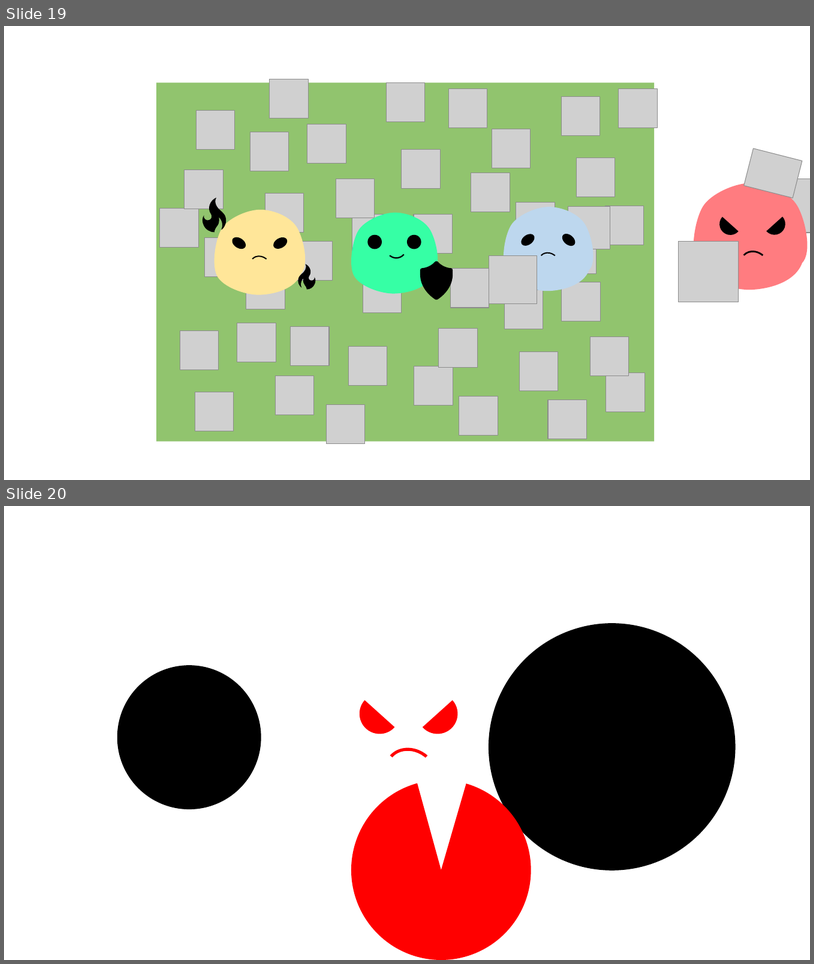
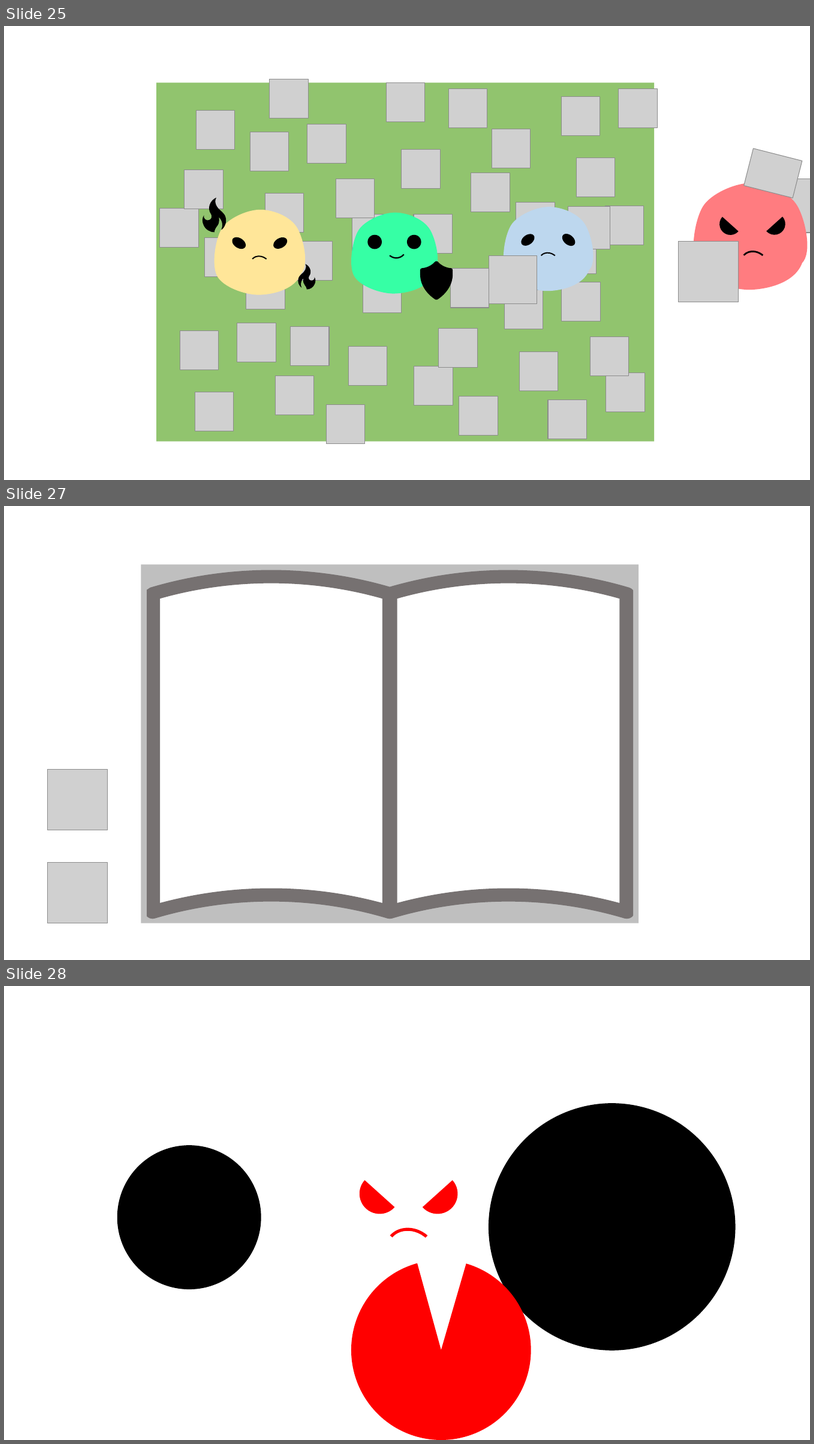
Before and after one commit to AmeliaTYR/SlimeFighter, a slide deck: otherFiles/art.pptx. Shown one above the other, each under a label of ours: slides 19 and 20 before the commit, slides 25, 27 and 28 after it; the slides between them are not shown. The pictures are 814x964 and 814x1444 pixels, drawn with LibreOffice and Linux fonts; fonts in the diff are those of the drawing; grey boxes stand for pictures. Boxes give left, top, right and bottom in pixels: in the first picture for what was removed or moved away, otherwise in the second. Text is boxed around its words. In the diff, an @@ line names an element or a change of style, - is before the commit and + after.

```diff
--- a/otherFiles/art.pptx
+++ b/otherFiles/art.pptx
@@ slide 27 added at (4,506,810,960), background #FFFFFF @@
@@ rectangle added at (141,565,639,924), fill #BFBFBF @@
@@ freeform shape added at (147,570,634,919), fill #767171 @@
@@ freeform shape added at (150,574,629,916), fill #FFFFFF @@
@@ picture added at (48,769,108,829) @@
@@ picture added at (48,862,108,923) @@
@@ what was slide 19 is now slide 25 @@
@@ what was slide 20 is now slide 28 @@
```
Also in this commit, not shown: 6 slides changed, 7 other slides added, 35 other files.
